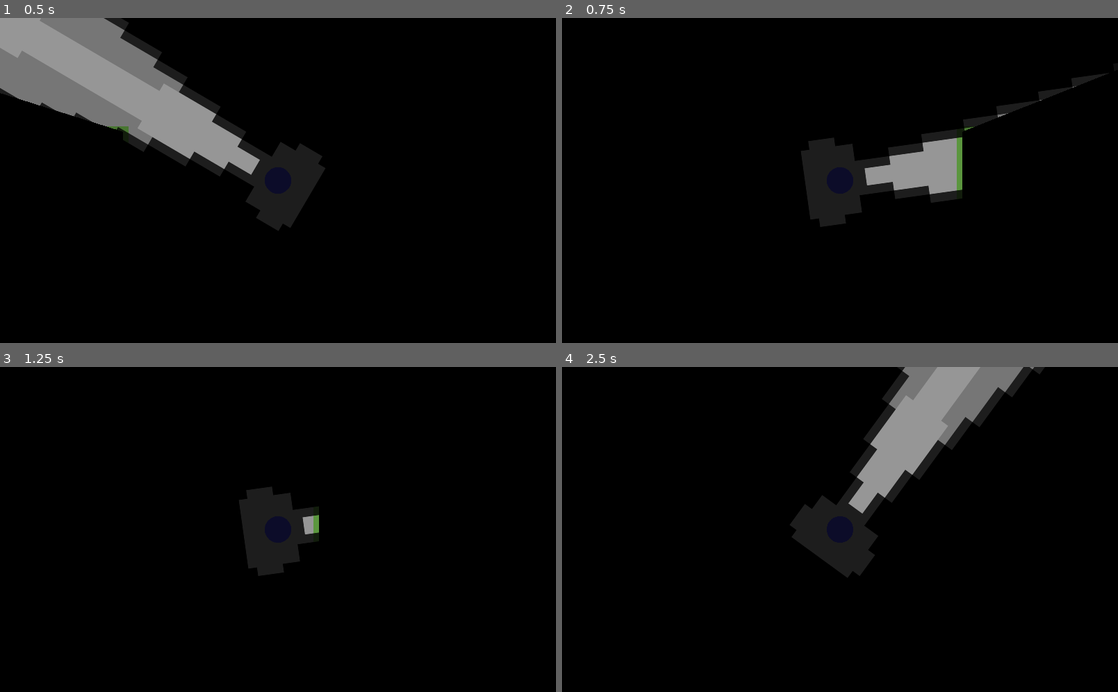
Above: before the commit, frames 1-4 (two rows, left to right).
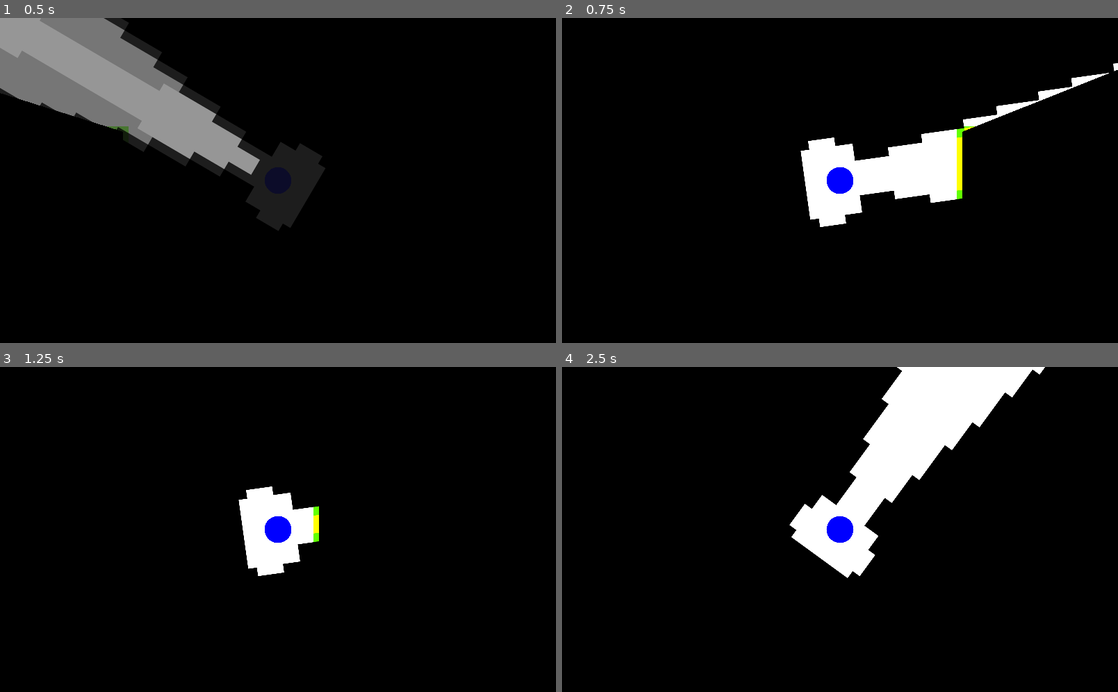
Above: after the commit, the same moments.

Repository: pt50hgm/DogMaze
Game: Godot game, scene res://Scenes/Game Scenes/Main.tscn
Two runs of this game, one before a commit and one after it. Both use one fixed random seed, a clock stepped at 60 frames per second and the inputs below.
Inputs (mouse positions are in pixels of both pictures, inside the frame that each line leads up to):
- Up to frame 1 (0.5 s): no input
- Up to frame 2 (0.75 s): tap Enter at 0.5 s; move the mouse to (962, 164) at 0.52 s; hold Right (right) from 0.53 s (still down); hold C (turbo_charge, bound only after the commit) from 0.53 s (still down)
- Up to frame 3 (1.25 s): keep holding Right (right); keep holding C (turbo_charge, bound only after the commit)
- Up to frame 4 (2.5 s): move the mouse to (728, 545) at 1.27 s; release Right (right) at 1.28 s; release C (turbo_charge, bound only after the commit) at 1.28 s; hold Down (down) 1.28-2.03 s; tap X (call_dog) at 1.35 s; tap C (turbo_charge, bound only after the commit) at 1.55 s; move the mouse to (895, 458) at 2.02 s; hold Right (right) from 2.03 s (still down); hold C (turbo_charge, bound only after the commit) from 2.03 s (still down)

Frame 1 is identical in both runs. In frame 2, 5.9% of the frame differs, in the area x 42-100%, y 13-65%; in frame 3, 2.8%; in frame 4, 9.7%, in the area x 40-87%, y 0-65%.

Commit message:
add turbo light and illumination detection

Diff:
--- a/Scenes/Objects/Player.tscn
+++ b/Scenes/Objects/Player.tscn
@@ -17,6 +17,8 @@
 
 [node name="Player" type="KinematicBody2D"]
 script = ExtResource( 2 )
+default_light_energy = 1.0
+turbo_light_energy = 10.0
 
 [node name="Sprite" type="AnimatedSprite" parent="."]
 self_modulate = Color( 0, 0, 1, 1 )
--- a/Scripts/Dog.gd
+++ b/Scripts/Dog.gd
@@ -5,10 +5,11 @@
 var velocity : Vector2 = Vector2.ZERO
 onready var Main = get_parent()
 onready var Player = get_node("/root/Main/Player")
+onready var player_light = get_node("/root/Main/Player/Light2D")
+
+export var follow_duration : float
+var follow_timer : float
 var follow_player = false
-export var follow_duration: float
-var follow_timer
-onready var player_light = get_node("/root/Main/Player/Light2D")
 
 # Called when the node enters the scene tree for the first time.
 func _ready():
@@ -31,45 +32,59 @@
 	if arrived_at_target():
 		#Set animation to idle
 		velocity = Vector2.ZERO
-		pass
 	else:
 		velocity = moveDirection * moveSpeed * delta
 		navigationAgent.set_velocity(velocity)
 	move_and_slide(velocity)
 
-#	if is_illuminated(player_light):
-#		print("i'm illuminated!")
-#	else:
-#		print("sadge")
-#
-#
-#func is_illuminated(light: Light2D) -> bool:
-#	# Get the global position of the dog
-#	var dog_position = global_position
-#
-#	# Check if the light has a valid texture
-#	if light.texture == null:
-#		return false
-#
-#	# Get the global position and rotation of the light
-#	var light_position = light.global_position
-#	var light_rotation = Player.rotation
-#
-#	# Calculate the light's effective radius (length of the cone)
+	if Input.is_action_pressed("turbo_charge"):
+		if is_illuminated(player_light):
+			print("i'm illuminated!")
+			pass
+		else:
+			print("sadge")
+
+func is_illuminated(light: Light2D) -> bool:
+	var dog_position = self.position
+
+	var light_position = light.global_position
+	var player_rotation = Player.rotation
+
+	var angle_to_dog = light_position.angle_to_point(dog_position)
+	if angle_to_dog > 0:
+		angle_to_dog -= PI
+	else: angle_to_dog += PI
+
+	print("player rotation: ", rad2deg(player_rotation))
+	print("angle_to_dog:", rad2deg(angle_to_dog))
+
+	return (abs(angle_to_dog - player_rotation) < PI/4/2) or \
+	(abs(angle_to_dog + 2*PI - player_rotation) < PI/4/2) or \
+	(abs(angle_to_dog - player_rotation + 2*PI) < PI/4/2)
+
+	print("\n\ndog: ", dog_position)
+	print("light_position: ", light_position)
+	return true
+
+	# Calculate the light's effective radius (length of the cone)
 #	var light_radius = light.texture.get_size().x * light.scale.x
 #
-#	# Define the width of the cone (adjust based on your requirements)
-#	var cone_width = light.texture.get_size().y * light.scale.y
+#	# Define the spread angle of the cone (in radians)
+#	var spread_angle = deg2rad(45) # Example spread of 45 degrees (adjust as needed)
 #
-#	# Create a rectangle representing the cone's area
-#	var half_width = cone_width / 2
-#	var rect_center = light_position + Vector2(light_radius / 2, 0).rotated(light_rotation)
-#	var light_rect = Rect2(rect_center - Vector2(light_radius / 2, half_width), Vector2(light_radius, cone_width))
+#	# Calculate the two base points of the triangle
+#	var direction = Vector2(1, 0).rotated(light_rotation).normalized() * light_radius
+#	var left_point = light_position + direction.rotated(-spread_angle / 2)
+#	var right_point = light_position + direction.rotated(spread_angle / 2)
 #
-#	# Rotate the rectangle based on the light's rotation
-#	var rotated_position = dog_position - light_position
-#	rotated_position = rotated_position.rotated(-light_rotation)
-#	var rotated_rect = Rect2(light_rect.position - light_position, light_rect.size)
-#
-#	# Check if the dog's position (rotated into light's local space) is within the rotated rectangle
-#	return rotated_rect.has_point(rotated_position)
+#	# Check if the dog's position is inside the triangle
+#	return point_in_triangle(dog_position, light_position, left_point, right_point) and detect_collision():
+
+	# Function to check if a point is inside a triangle
+#func point_in_triangle(p: Vector2, a: Vector2, b: Vector2, c: Vector2) -> bool:
+#	var d1 = (p.x - b.x) * (a.y - b.y) - (a.x - b.x) * (p.y - b.y)
+#	var d2 = (p.x - c.x) * (b.y - c.y) - (b.x - c.x) * (p.y - c.y)
+#	var d3 = (p.x - a.x) * (c.y - a.y) - (c.x - a.x) * (p.y - a.y)
+#	var has_neg = (d1 < 0) or (d2 < 0) or (d3 < 0)
+#	var has_pos = (d1 > 0) or (d2 > 0) or (d3 > 0)
+#	return not (has_neg and has_pos)
--- a/Scripts/Player.gd
+++ b/Scripts/Player.gd
@@ -2,6 +2,8 @@
 
 var speed : float = 300.0
 var velocity : Vector2 = Vector2.ZERO
+export var default_light_energy : float
+export var turbo_light_energy : float
 
 func get_input() -> void:
 	# Detect up/down/left/right keystate and only move when pressed
@@ -22,5 +24,11 @@
 
 	look_at(get_global_mouse_position())
 
+func _process(delta):
+	if Input.is_action_pressed("turbo_charge"):
+		$Light2D.energy = turbo_light_energy
+	else:
+		$Light2D.energy = default_light_energy
+
 func get_position() -> Vector2:
 	return position
--- a/project.godot
+++ b/project.godot
@@ -55,6 +55,12 @@
 call_dog={
 "deadzone": 0.5,
 "events": [ Object(InputEventKey,"resource_local_to_scene":false,"resource_name":"","device":0,"alt":false,"shift":false,"control":false,"meta":false,"command":false,"pressed":false,"scancode":88,"physical_scancode":0,"unicode":0,"echo":false,"script":null)
+, Object(InputEventKey,"resource_local_to_scene":false,"resource_name":"","device":0,"alt":false,"shift":false,"control":false,"meta":false,"command":false,"pressed":false,"scancode":75,"physical_scancode":0,"unicode":0,"echo":false,"script":null)
+ ]
+}
+turbo_charge={
+"deadzone": 0.5,
+"events": [ Object(InputEventKey,"resource_local_to_scene":false,"resource_name":"","device":0,"alt":false,"shift":false,"control":false,"meta":false,"command":false,"pressed":false,"scancode":67,"physical_scancode":0,"unicode":0,"echo":false,"script":null)
  ]
 }
 
